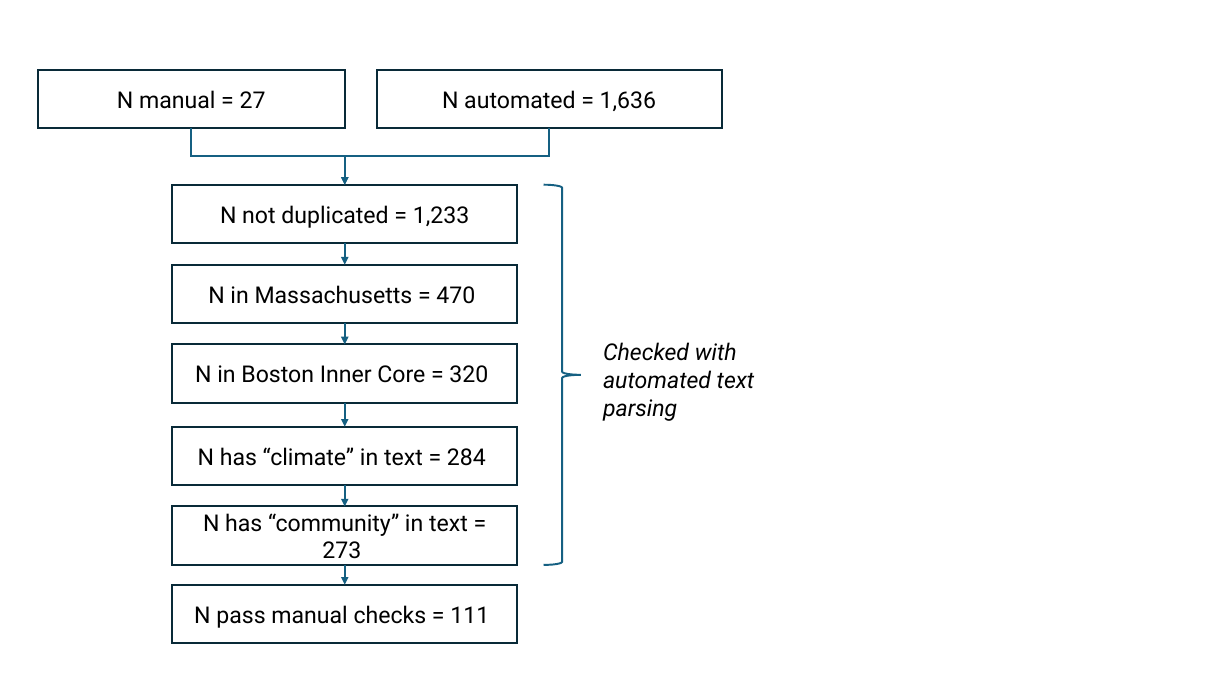
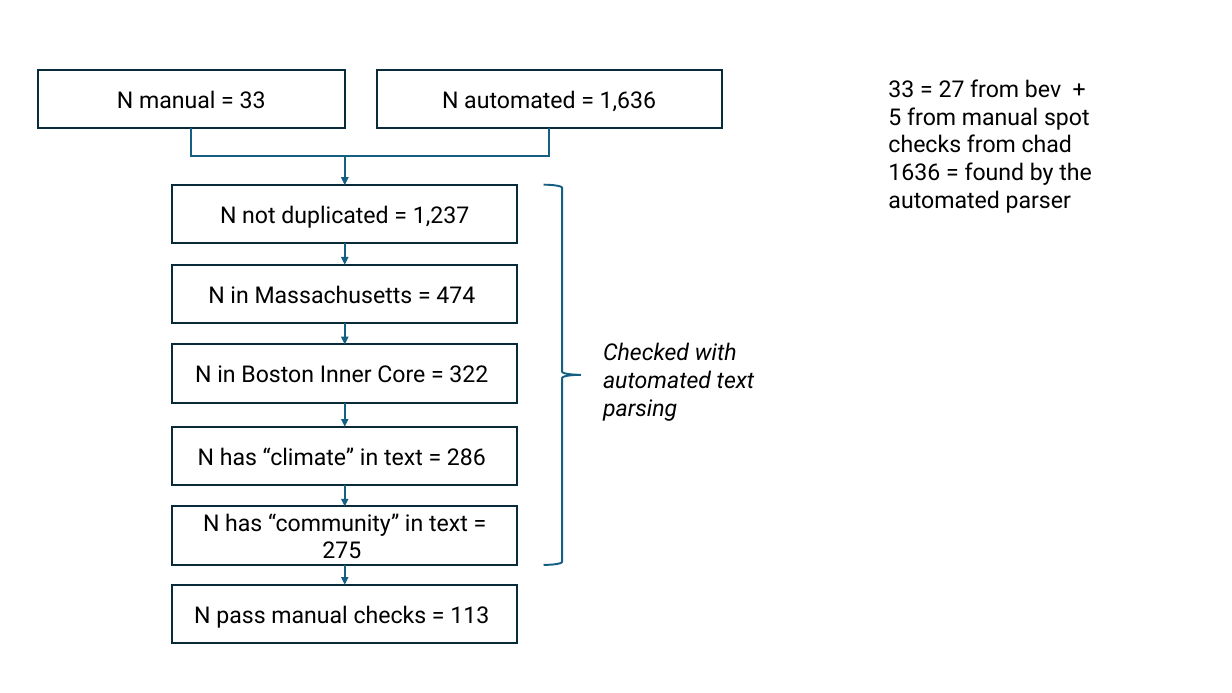
Before and after one commit to cmilando/acresNLP, a slide deck: slide 2 of flowchart.pptx. Drawn at 1232x693 pixels with LibreOffice and Linux fonts; fonts in the diff are those of the drawing. Boxes give left, top, right and bottom in pixels: in the first picture for what was removed or moved away, otherwise in the second. Text is boxed around its words. In the diff, an @@ line names an element or a change of style, - is before the commit and + after.

```diff
--- a/flowchart.pptx
+++ b/flowchart.pptx
@@ text added at bbox=[888, 79, 1092, 213], 18 pt, text #000000 @@
+33 = 27 from bev + 5 from manual spot checks from chad
+1636 = found by the automated parser
@@ text in rectangle at bbox=[117, 90, 266, 109]: text changed @@
-N manual = 27
+N manual = 33
@@ text in rectangle at bbox=[220, 205, 469, 228]: text changed @@
-N not duplicated = 1,233
+N not duplicated = 1,237
@@ text in rectangle at bbox=[208, 285, 475, 304]: text changed @@
-N in Massachusetts = 470
+N in Massachusetts = 474
@@ text in rectangle at bbox=[195, 365, 488, 383]: text changed @@
-N in Boston Inner Core = 320
+N in Boston Inner Core = 322
@@ text in rectangle at bbox=[198, 447, 486, 466]: text changed @@
-N has “climate” in text = 284
+N has “climate” in text = 286
@@ text in rectangle at bbox=[203, 513, 468, 559]: text changed @@
-N has “community” in text = 273
+N has “community” in text = 275
@@ text in rectangle at bbox=[194, 605, 489, 628]: text changed @@
-N pass manual checks = 111
+N pass manual checks = 113
```
Also in this commit, not shown: 41 other files.
